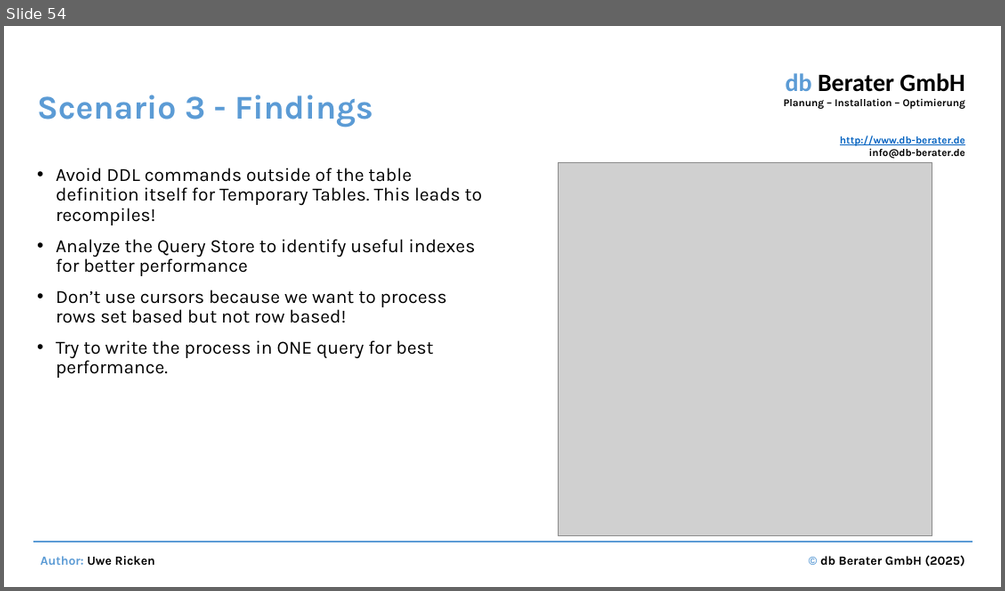
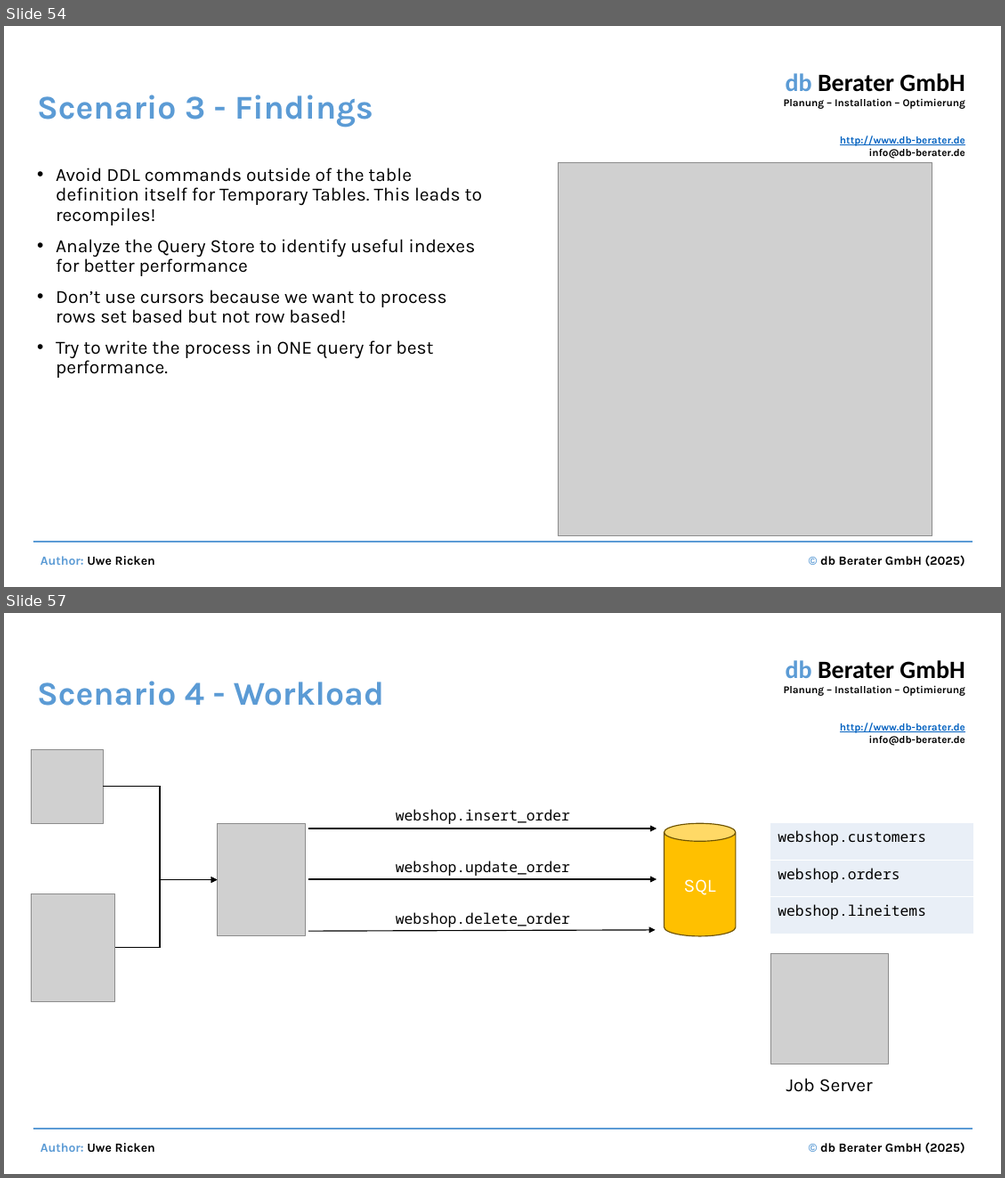
Before and after one commit to db-berater/speedup-your-sql-code, a slide deck: Documents and Preparation/Performance optimization by identifying and correcting bad SQL code.pptx. Shown one above the other, each under a label of ours: slide 54 before the commit, slides 54 and 57 after it; the slides between them are not shown. The pictures are 1005x591 and 1005x1178 pixels, drawn with LibreOffice and Linux fonts; fonts in the diff are those of the drawing; grey boxes stand for pictures. Boxes give left, top, right and bottom in pixels: in the first picture for what was removed or moved away, otherwise in the second. Text is boxed around its words. In the diff, an @@ line names an element or a change of style, - is before the commit and + after.

```diff
--- a/Documents and Preparation/Performance optimization by identifying and correcting bad SQL code.pptx
+++ b/Documents and Preparation/Performance optimization by identifying and correcting bad SQL code.pptx
@@ slide 57 added at (x1=4, y1=613, x2=1001, y2=1174), background #FFFFFF; not listed: 4 template elements that a slide beside it also shows @@
@@ title added at (x1=37, y1=681, x2=384, y2=706), 32 pt, text #5B9BD5, bold @@
+Scenario 4 - Workload
@@ picture added at (x1=32, y1=749, x2=104, y2=823) @@
@@ elbow arrow added from (103, 787) to (217, 880), #000000 1.5 pt @@
@@ picture added at (x1=217, y1=823, x2=306, y2=936) @@
@@ text added at (x1=396, y1=809, x2=570, y2=824), 14 pt, text #000000 @@
+webshop.insert_order
@@ cylinder added at (x1=664, y1=823, x2=736, y2=936), fill #FFC000, outline #705400 1 pt, 18 pt, text #FFFFFF @@
+SQL
@@ table added at (x1=770, y1=823, x2=974, y2=933), 3 rows, 1 columns @@
+webshop.customers
+webshop.orders
+webshop.lineitems
@@ arrow added from (308, 828) to (657, 828), #000000 1 pt @@
@@ arrow added from (308, 879) to (657, 879), #000000 1 pt @@
@@ text added at (x1=396, y1=860, x2=570, y2=876), 14 pt, text #000000 @@
+webshop.update_order
@@ picture added at (x1=32, y1=893, x2=115, y2=1001) @@
@@ elbow arrow added from (115, 948) to (217, 880), #000000 1.5 pt @@
@@ arrow added from (308, 931) to (655, 930), #000000 1 pt @@
@@ text added at (x1=396, y1=912, x2=570, y2=927), 14 pt, text #000000 @@
+webshop.delete_order
@@ picture added at (x1=770, y1=953, x2=889, y2=1064) @@
@@ text added at (x1=786, y1=1078, x2=873, y2=1092), 18 pt, text #000000 @@
+Job Server
```
Also in this commit, not shown: 2 slides changed, 2 other slides added, 2 other files.
